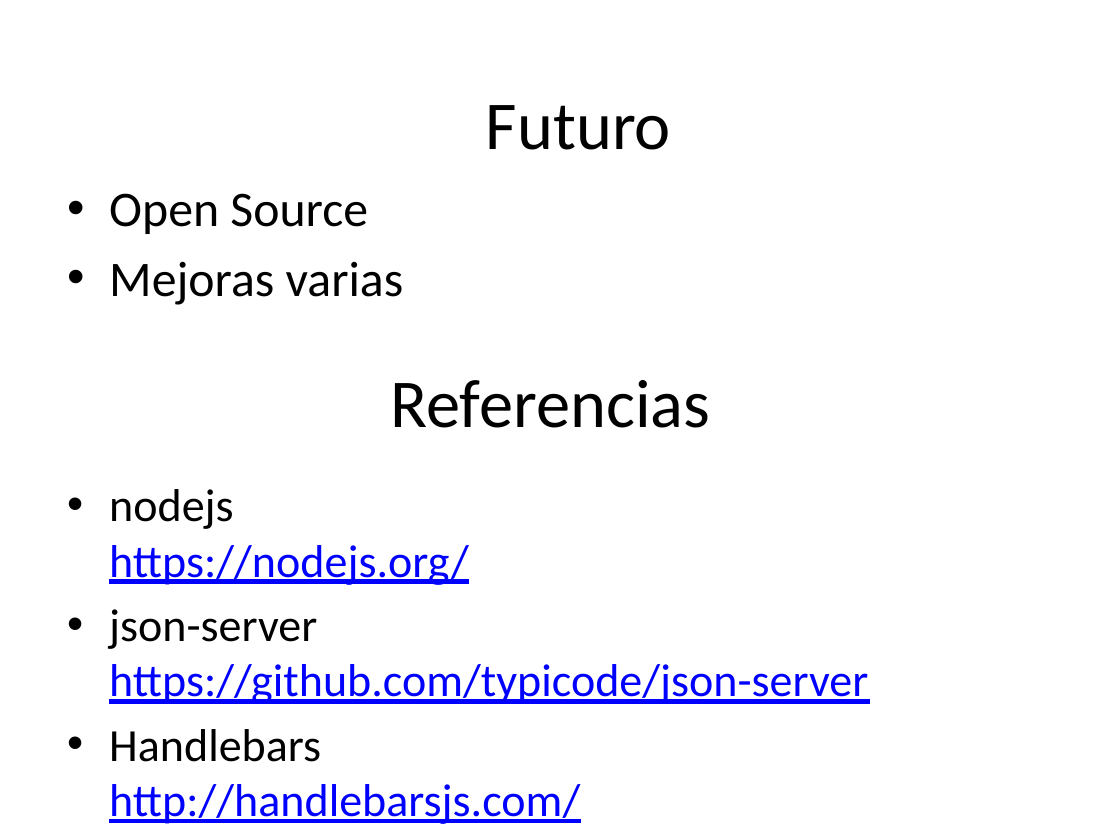
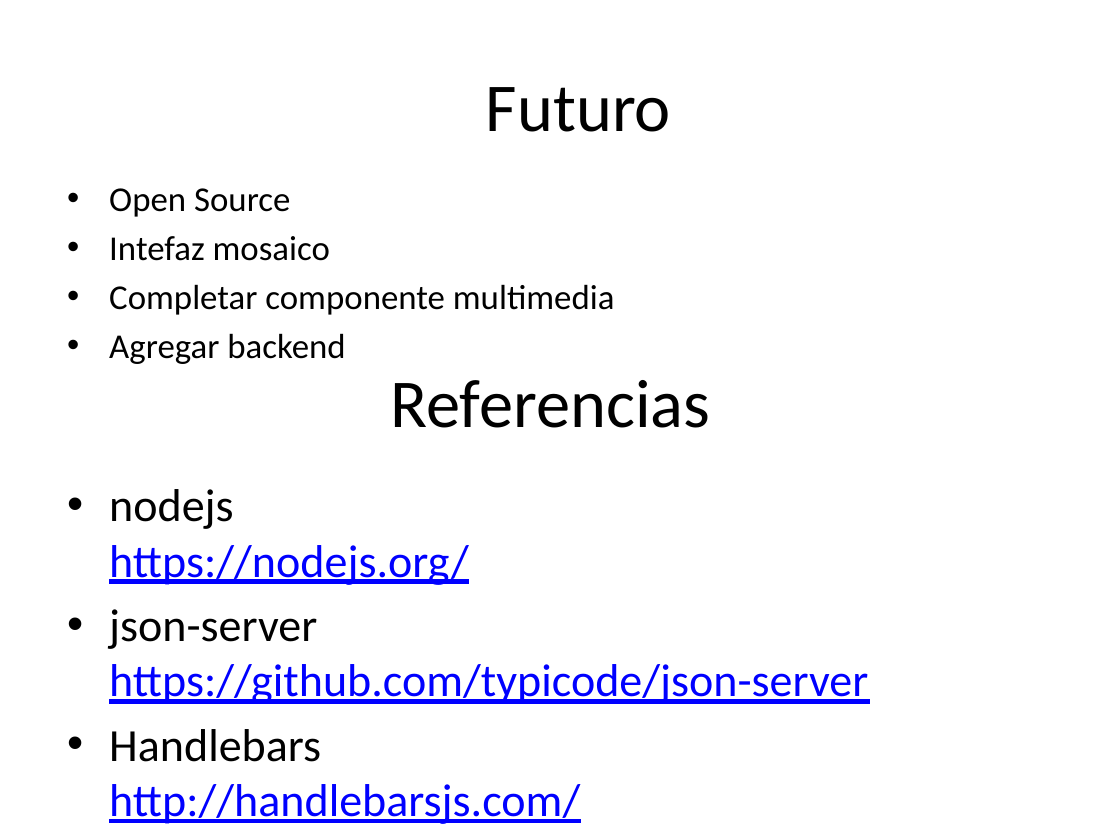
Before and after one commit to ignaciod/hackaton, a slide deck: slide 10 of Presentación/Hackaton.pptx. Drawn at 1120x840 pixels with LibreOffice and Linux fonts; fonts in the diff are those of the drawing. Boxes give left, top, right and bottom in pixels: in the first picture for what was removed or moved away, otherwise in the second. Text is boxed around its words. In the diff, an @@ line names an element or a change of style, - is before the commit and + after.

Commit message:
more presentation

```diff
--- a/Presentación/Hackaton.pptx
+++ b/Presentación/Hackaton.pptx
@@ text "Futuro" moved from (x1=486, y1=105, x2=671, y2=150) to (x1=486, y1=87, x2=671, y2=132) @@
@@ text at (x1=109, y1=188, x2=290, y2=217): size 32 to 22.4 pt in "Open Source"; less space between paragraphs @@
@@ text at (x1=109, y1=236, x2=615, y2=364): text changed; size 32 to 22.4 pt @@
-• Mejoras varias
+• Intefaz mosaico
+• Completar componente multimedia
+• Agregar backend
```
